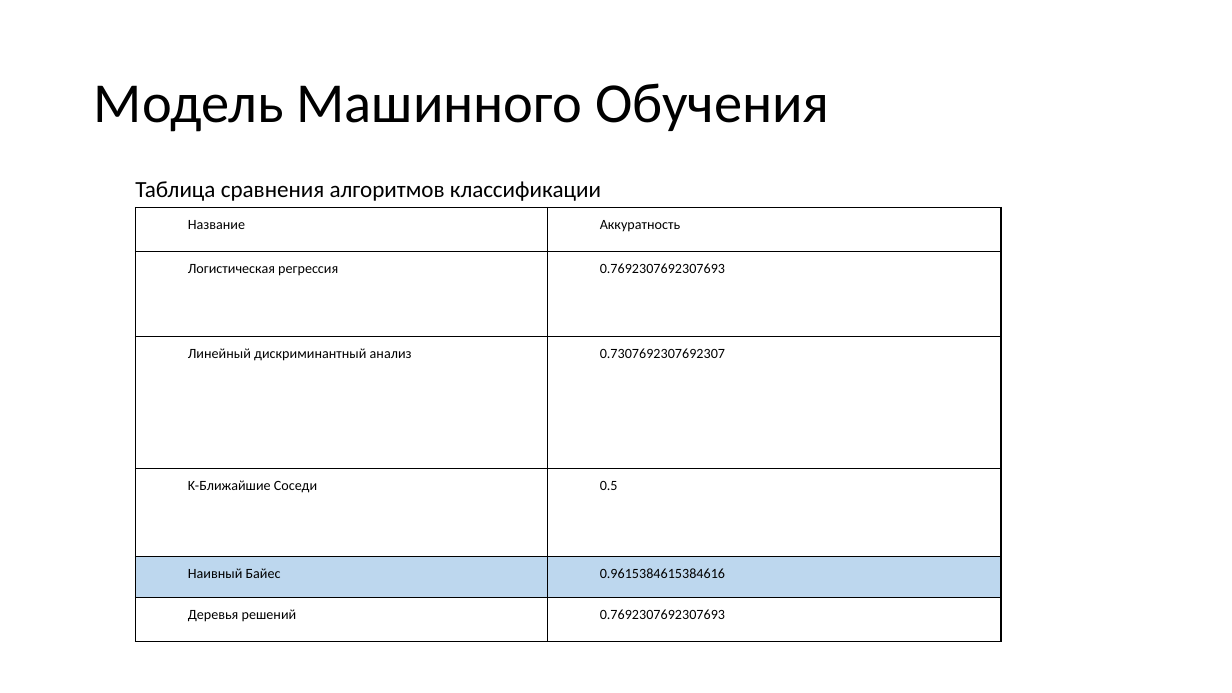
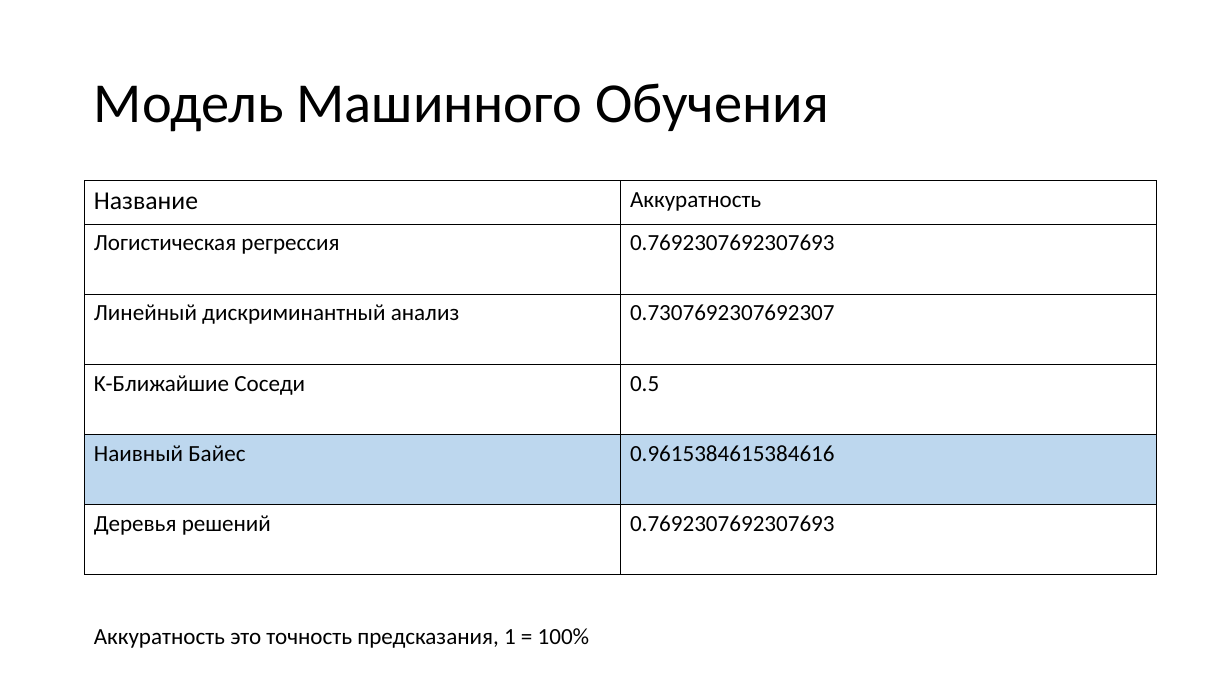
Before and after one commit to pepellsd/diplom, a slide deck: slide 10 of presentation.pptx. Drawn at 1232x693 pixels with LibreOffice and Linux fonts; fonts in the diff are those of the drawing. Boxes give left, top, right and bottom in pixels: in the first picture for what was removed or moved away, otherwise in the second. Text is boxed around its words. In the diff, an @@ line names an element or a change of style, - is before the commit and + after.

```diff
--- a/presentation.pptx
+++ b/presentation.pptx
@@ table at bbox=[85, 181, 1157, 576] @@
@@ size 11 to 20 pt in "Название" @@
@@ size 11 to 18 pt @@
@@ indent changed @@
@@ line spacing 1.5 to 1 @@
@@ table: place and size @@
-table at bbox=[136, 207, 1002, 641]
+table at bbox=[85, 181, 1157, 576]
@@ text removed at bbox=[135, 181, 601, 201] @@
-Таблица сравнения алгоритмов классификации
@@ text added at bbox=[94, 628, 590, 648], 18 pt, text #000000 @@
+Аккуратность это точность предсказания, 1 = 100%
```
Also in this commit, not shown: 6 other slides changed, 3 slides added, 4 slides removed.
